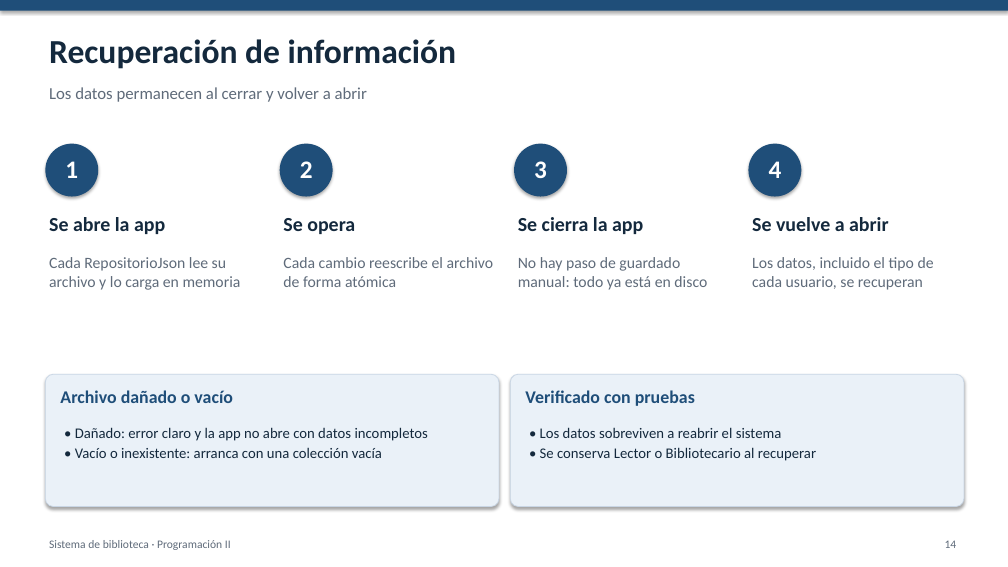
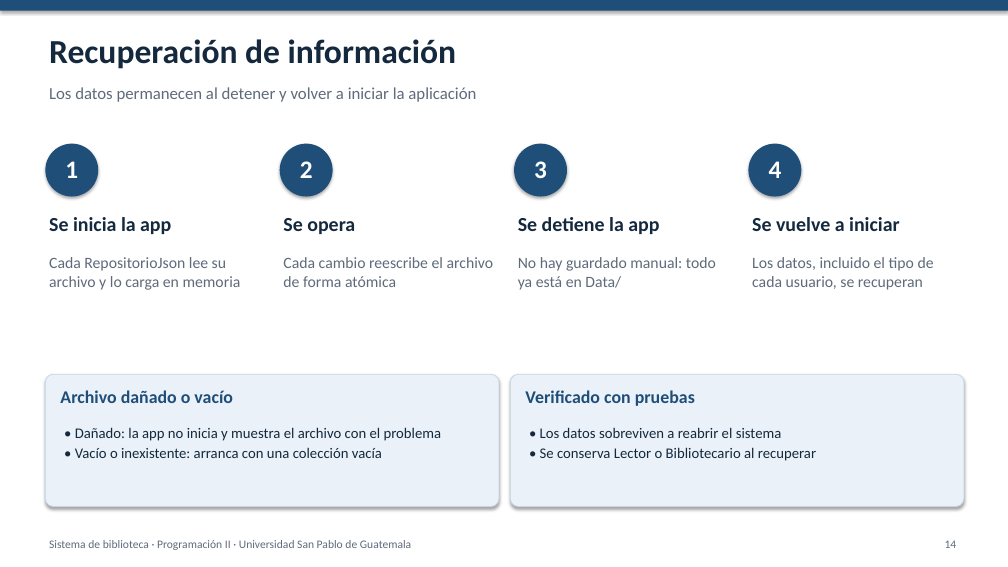
Before and after one commit to USPG-Angels-Workspace/sistema-biblioteca, a slide deck: slide 14 of docs/Presentacion.pptx. Drawn at 1008x567 pixels with LibreOffice and Linux fonts; fonts in the diff are those of the drawing. Boxes give left, top, right and bottom in pixels: in the first picture for what was removed or moved away, otherwise in the second. Text is boxed around its words. In the diff, an @@ line names an element or a change of style, - is before the commit and + after.

Commit message:
docs: actualiza la presentación con la arquitectura MVC, las capturas web y los datos del equipo

```diff
--- a/docs/Presentacion.pptx
+++ b/docs/Presentacion.pptx
@@ text at (49, 87, 476, 102): text changed @@
-Los datos permanecen al cerrar y volver a abrir
+Los datos permanecen al detener y volver a iniciar la aplicación
@@ text at (49, 217, 171, 234): text changed @@
-Se abre la app
+Se inicia la app
@@ text at (518, 217, 659, 234): text changed @@
-Se cierra la app
+Se detiene la app
@@ text at (752, 217, 900, 231): text changed @@
-Se vuelve a abrir
+Se vuelve a iniciar
@@ text at (518, 257, 716, 290): text changed @@
-No hay paso de guardado manual: todo ya está en disco
+No hay guardado manual: todo ya está en Data/
@@ text at (75, 427, 442, 441): text changed @@
-• Dañado: error claro y la app no abre con datos incompletos
+• Dañado: la app no inicia y muestra el archivo con el problema
@@ text at (49, 540, 411, 550): text changed @@
-Sistema de biblioteca · Programación II
+Sistema de biblioteca · Programación II · Universidad San Pablo de Guatemala
```
Also in this commit, not shown: 15 other slides changed, 2 slides added, 2 slides removed.
